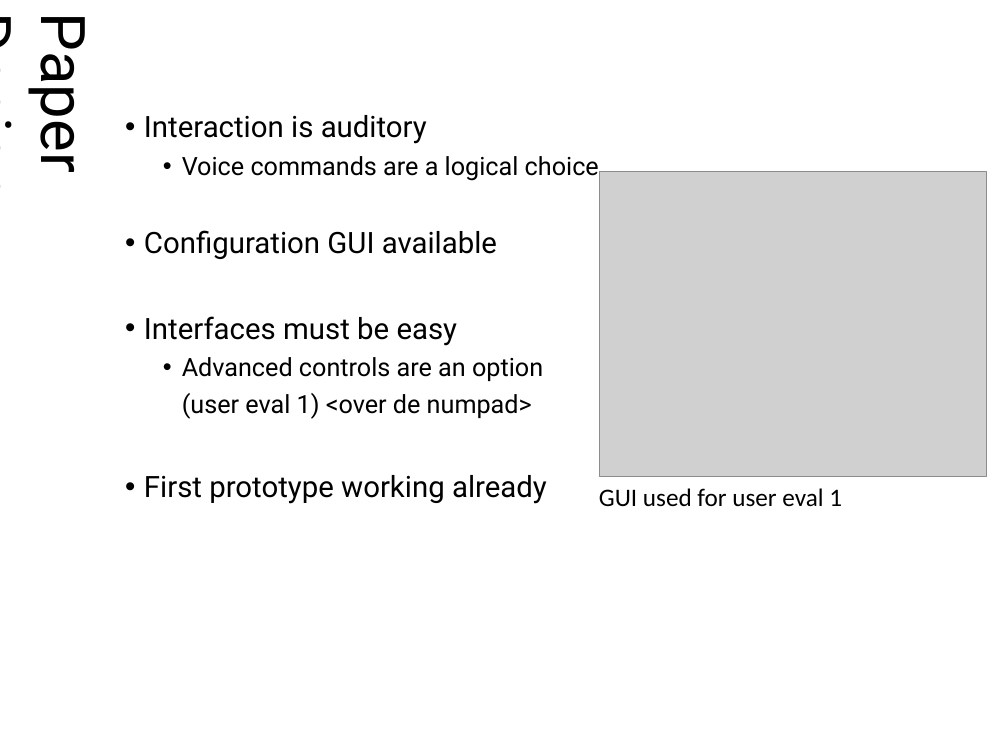
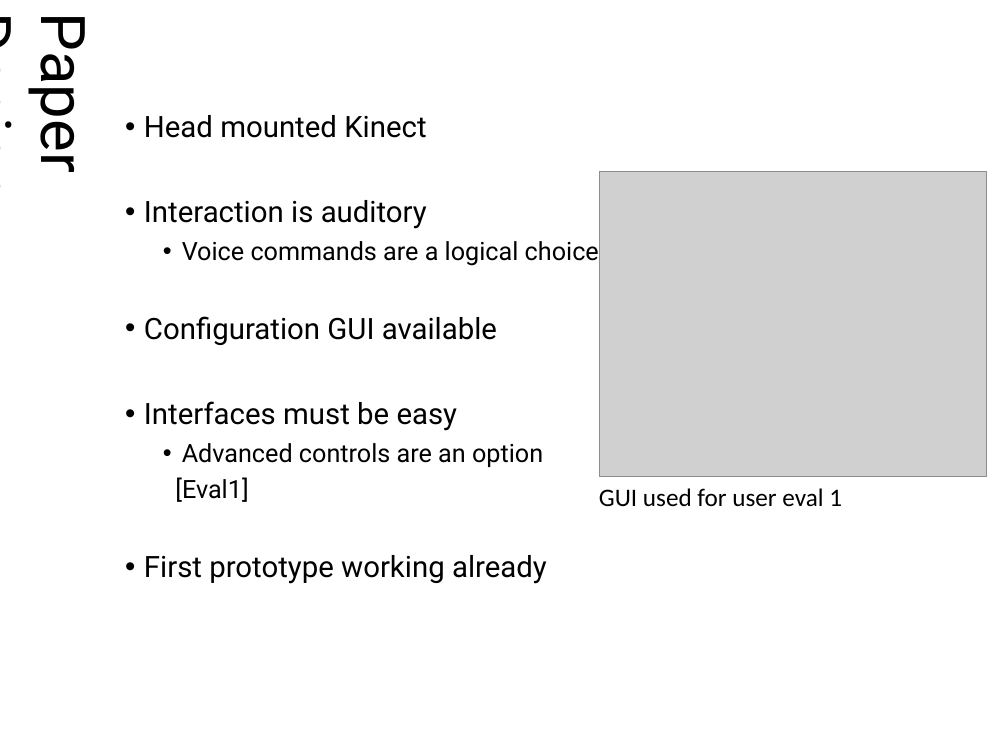
Before and after one commit to PhilipeLouchtch/Colours_In_Space, a slide deck: slide 7 of Project Related Documents/Presentation.ppt. Drawn at 1008x756 pixels with LibreOffice and Linux fonts; fonts in the diff are those of the drawing; grey boxes stand for pictures. Boxes give left, top, right and bottom in pixels: in the first picture for what was removed or moved away, otherwise in the second. Text is boxed around its words. In the diff, an @@ line names an element or a change of style, - is before the commit and + after.

```diff
--- a/Project Related Documents/Presentation.ppt
+++ b/Project Related Documents/Presentation.ppt
@@ text at [144, 115, 426, 138]: paragraph added @@
+• Head mounted Kinect
@@ text at [175, 477, 248, 502]: text changed @@
-  (user eval 1) <over de numpad>
+  [Eval1]
```
Also in this commit, not shown: 1 other slide changed.
